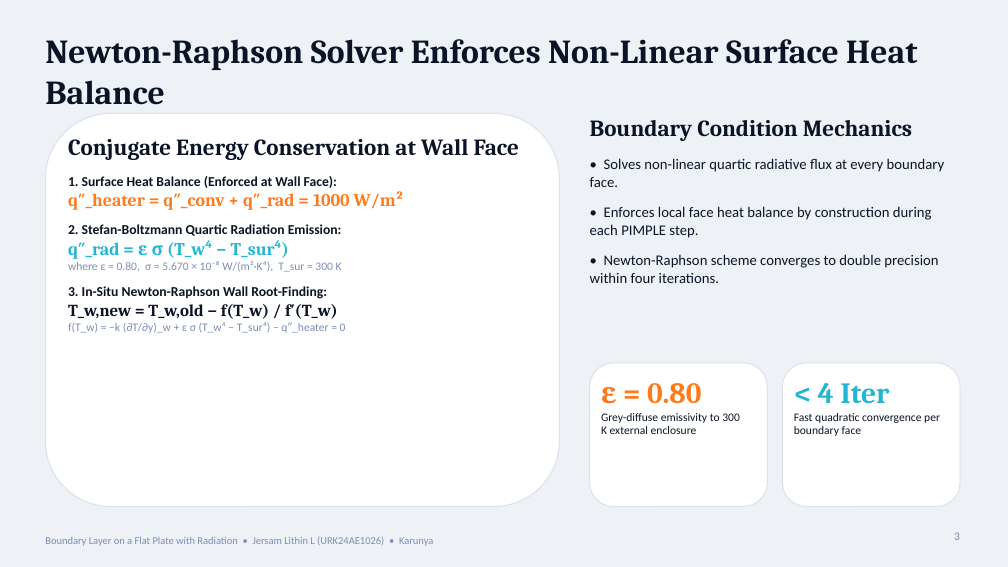
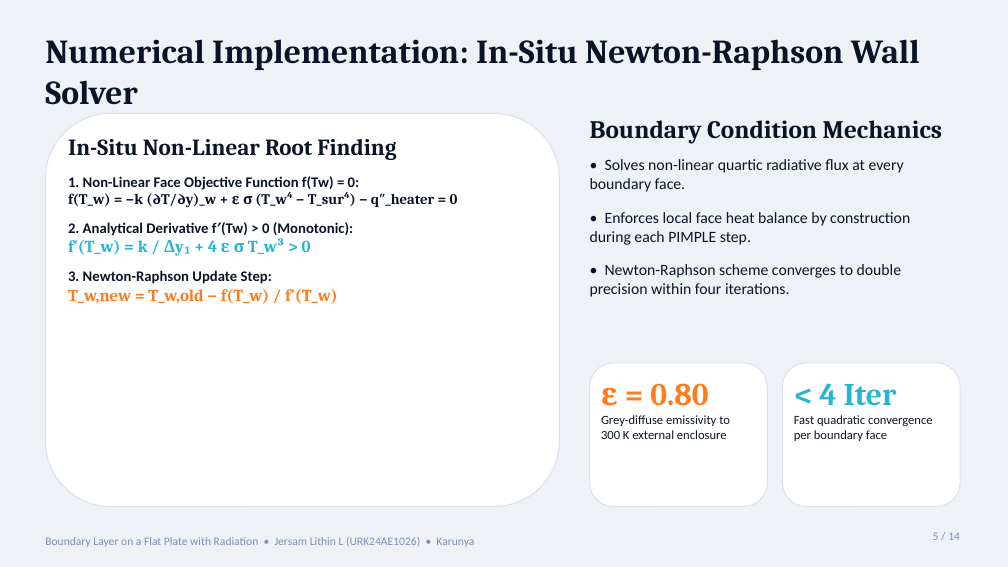
Before and after one commit to Jersam-l/flat-plate-with-radiation-cfd, a slide deck: slide 5 of Flat_Plate_Radiation_CFD_Pitch.pptx (slide 3 before the commit). Drawn at 1008x567 pixels with LibreOffice and Linux fonts; fonts in the diff are those of the drawing. Boxes give left, top, right and bottom in pixels: in the first picture for what was removed or moved away, otherwise in the second. Text is boxed around its words. In the diff, an @@ line names an element or a change of style, - is before the commit and + after.

Commit message:
feat(pitch): expanded 14-slide narrative story deck with large legible fonts for Jersam Lithin L

```diff
--- a/Flat_Plate_Radiation_CFD_Pitch.pptx
+++ b/Flat_Plate_Radiation_CFD_Pitch.pptx
@@ text at [45, 39, 920, 105]: text changed @@
-Newton-Raphson Solver Enforces Non-Linear Surface Heat Balance
+Numerical Implementation: In-Situ Newton-Raphson Wall Solver
@@ text "Boundary Condition Mechanics" at [590, 120, 942, 144]: size 22 to 24 pt @@
@@ text at [68, 139, 458, 255]: text changed; size 13 to 14 pt @@
-Conjugate Energy Conservation at Wall Face
-1. Surface Heat Balance (Enforced at Wall Face):
-q″_heater = q″_conv + q″_rad = 1000 W/m²
-2. Stefan-Boltzmann Quartic Radiation Emission:
-q″_rad = ε σ (T_w⁴ − T_sur⁴)
-where ε = 0.80, σ = 5.670 × 10⁻⁸ W/(m²·K⁴), T_sur = 300 K
-3. In-Situ Newton-Raphson Wall Root-Finding:
+In-Situ Non-Linear Root Finding
+1. Non-Linear Face Objective Function f(Tw) = 0:
+f(T_w) = −k (∂T/∂y)_w + ε σ (T_w⁴ − T_sur⁴) − q″_heater = 0
+2. Analytical Derivative f′(Tw) > 0 (Monotonic):
+f′(T_w) = k / Δy₁ + 4 ε σ T_w³ > 0
+3. Newton-Raphson Update Step:
@@ text "• Solves non-linear quartic radiative ..." at [590, 159, 910, 297]: size 14 to 15 pt; more space between paragraphs @@
@@ text at [68, 289, 338, 304]: text colour #0B1426 to #FF7A1A in "T_w,new = T_w,old − f(T_w) / f′(T_w)" @@
@@ text at [68, 322, 346, 333]: paragraph removed @@
-f(T_w) = −k (∂T/∂y)_w + ε σ (T_w⁴ − T_sur⁴) − q″_heater = 0
@@ text "ε = 0.80" at [601, 383, 730, 439]: size 28 to 30 pt in "ε = 0.80"; size 11 to 12 pt in "Grey-diffuse emissivity to 300 K external enclosure" @@
@@ text "< 4 Iter" at [794, 383, 933, 441]: size 28 to 30 pt in "< 4 Iter"; size 11 to 12 pt in "Fast quadratic convergence per boundary face" @@
@@ text "Boundary Layer on a Flat ..." at [45, 537, 474, 547]: size 10 to 11 pt @@
@@ text at [933, 532, 960, 540]: text changed @@
-3
+5 / 14
```
Also in this commit, not shown: 6 other slides changed, 7 slides added, 1 slide removed, 55 other files.
